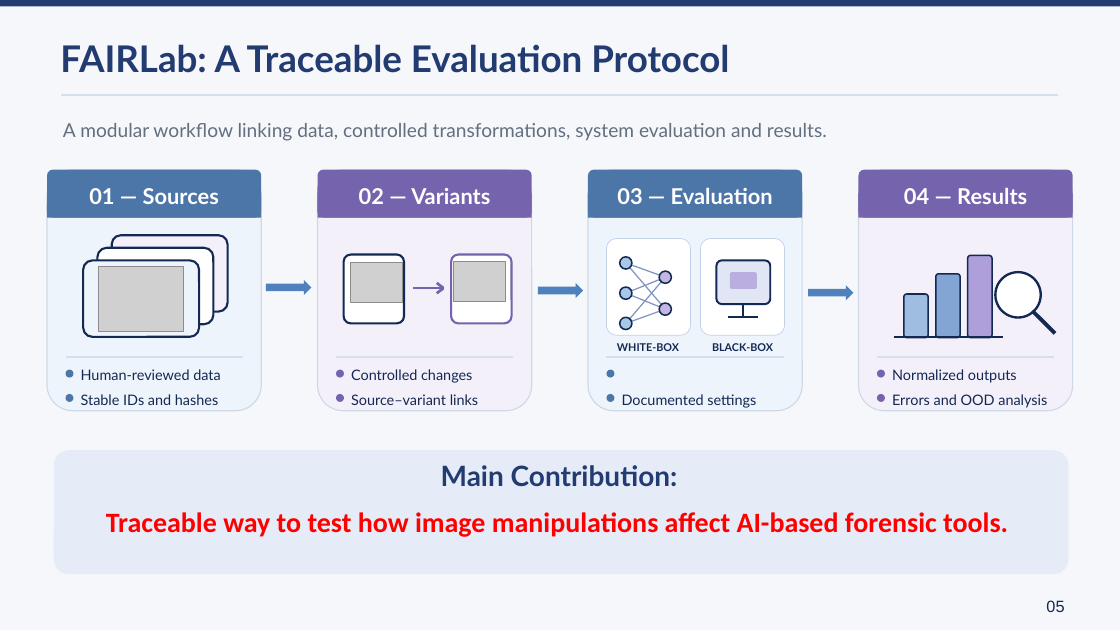
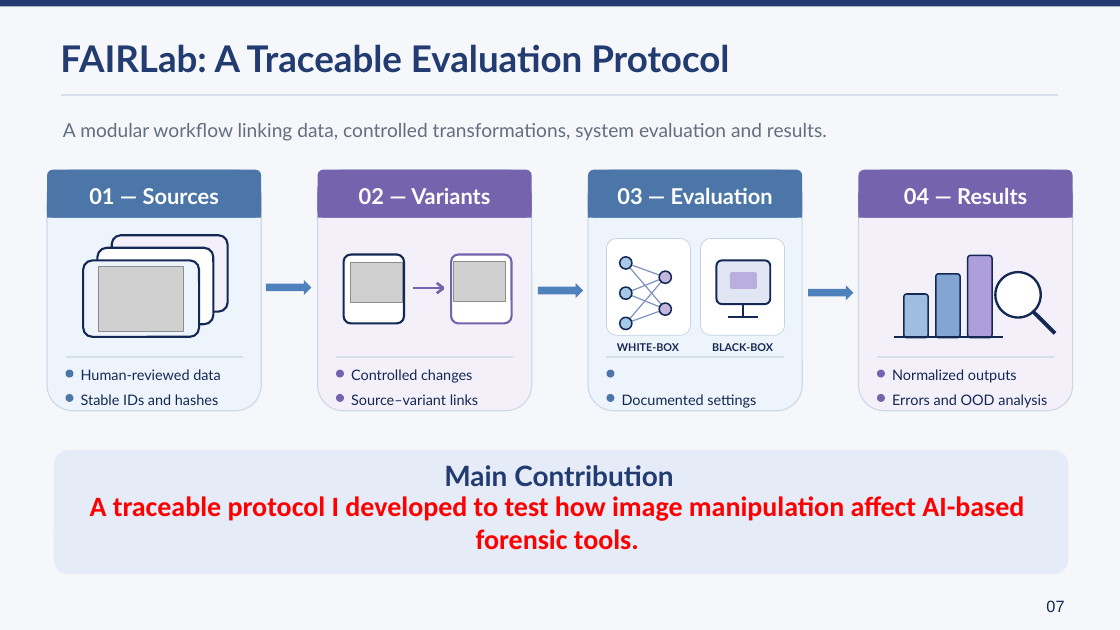
Before and after one commit to lmolinario/Molinario_Thesis_Defense_2026, a slide deck: slide 7 of Molinario_Thesis_Defense_2026.pptx. Drawn at 1120x630 pixels with LibreOffice and Linux fonts; fonts in the diff are those of the drawing; grey boxes stand for pictures. Boxes give left, top, right and bottom in pixels: in the first picture for what was removed or moved away, otherwise in the second. Text is boxed around its words. In the diff, an @@ line names an element or a change of style, - is before the commit and + after.

```diff
--- a/Molinario_Thesis_Defense_2026.pptx
+++ b/Molinario_Thesis_Defense_2026.pptx
@@ text at [444,465,673,486]: text changed @@
-Main Contribution:
+Main Contribution
@@ text at [90,496,1024,550]: text changed @@
-Traceable way to test how image manipulations affect AI-based forensic tools.
+A traceable protocol I developed to test how image manipulation affect AI-based forensic tools.
@@ text at [1046,600,1064,612]: text changed @@
-05
+07
```
Also in this commit, not shown: 10 other slides changed.
